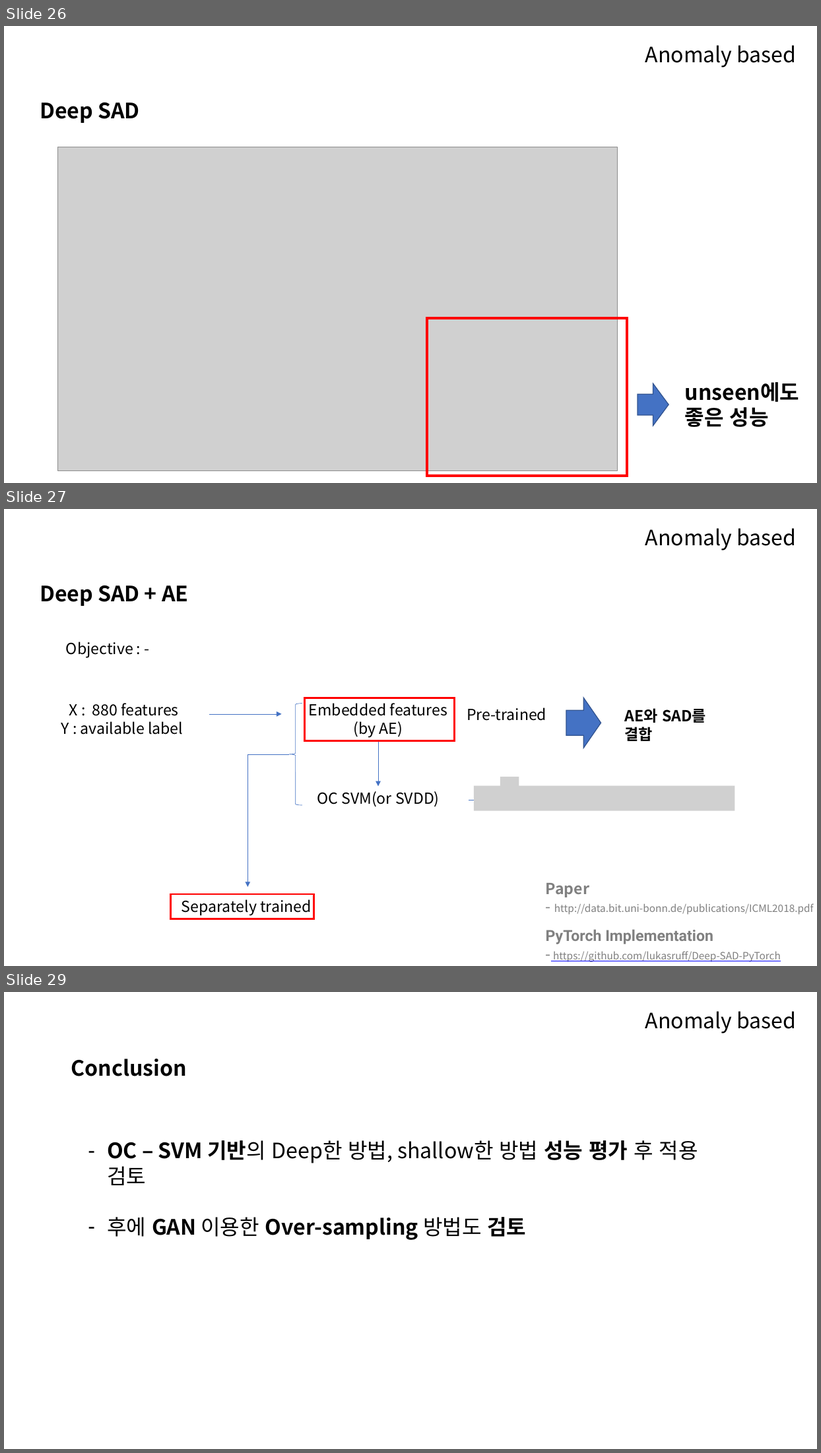
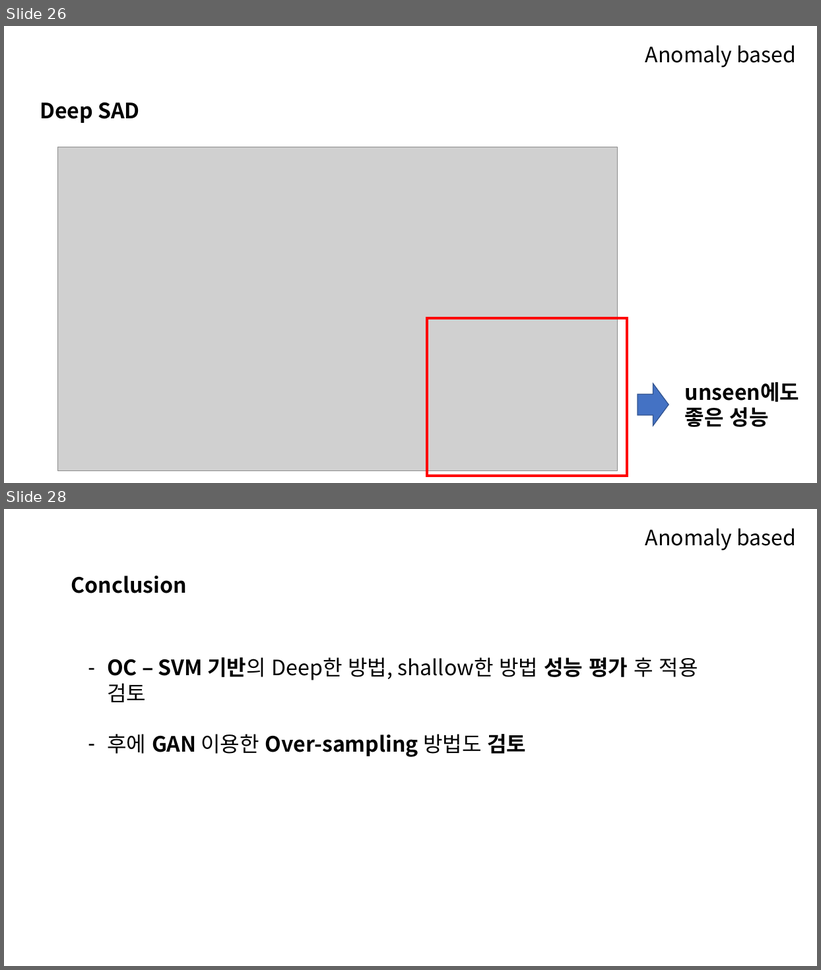
Before and after one commit to 100jy/anomaly-research, a slide deck: fraud_detection.pptx. Shown one above the other, each under a label of ours: slides 26, 27 and 29 before the commit, slides 26 and 28 after it; the slides between them are not shown. The pictures are 821x1453 and 821x970 pixels, drawn with LibreOffice and Linux fonts; fonts in the diff are those of the drawing; grey boxes stand for pictures. Boxes give left, top, right and bottom in pixels: in the first picture for what was removed or moved away, otherwise in the second. Text is boxed around its words. In the diff, an @@ line names an element or a change of style, - is before the commit and + after.

```diff
--- a/fraud_detection.pptx
+++ b/fraud_detection.pptx
@@ slide 27 removed at [4,509,817,966], background #FFFFFF @@
@@ text removed at [646,528,797,551] @@
-Anomaly based
@@ text removed at [40,585,188,606] @@
-Deep SAD + AE
@@ text removed at [66,642,133,658] @@
-Objective : -
@@ text removed at [61,703,183,735] @@
-X : 880 features
-Y : available label
@@ left brace removed at [289,704,302,805] @@
@@ rectangle removed at [305,698,455,741] @@
@@ text removed at [309,703,448,738] @@
-Embedded features
-(by AE)
@@ right arrow removed at [566,698,601,749] @@
@@ arrow removed from (209, 714) to (282, 714) @@
@@ text removed at [467,708,547,721] @@
-Pre-trained
@@ text removed at [624,708,706,741] @@
-AE와 SAD를 결합
@@ arrow removed from (378, 741) to (378, 787) @@
@@ elbow arrow removed from (289, 755) to (248, 887) @@
@@ picture removed at [500,777,519,795] @@
@@ text removed at [317,791,440,807] @@
-OC SVM(or SVDD)
@@ arrow removed from (469, 801) to (541, 801) @@
@@ picture removed at [474,786,735,811] @@
@@ text removed at [546,883,814,915] @@
-Paper
-- http://data.bit.uni-bonn.de/publications/ICML2018.pdf
@@ rectangle removed at [170,894,314,919] @@
@@ text removed at [182,900,312,916] @@
-Separately trained
@@ text removed at [546,929,781,962] @@
-PyTorch Implementation
-- https://github.com/lukasruff/Deep-SAD-PyTorch
@@ what was slide 29 is now slide 28 @@
```
Also in this commit, not shown: 1 slide changed.
